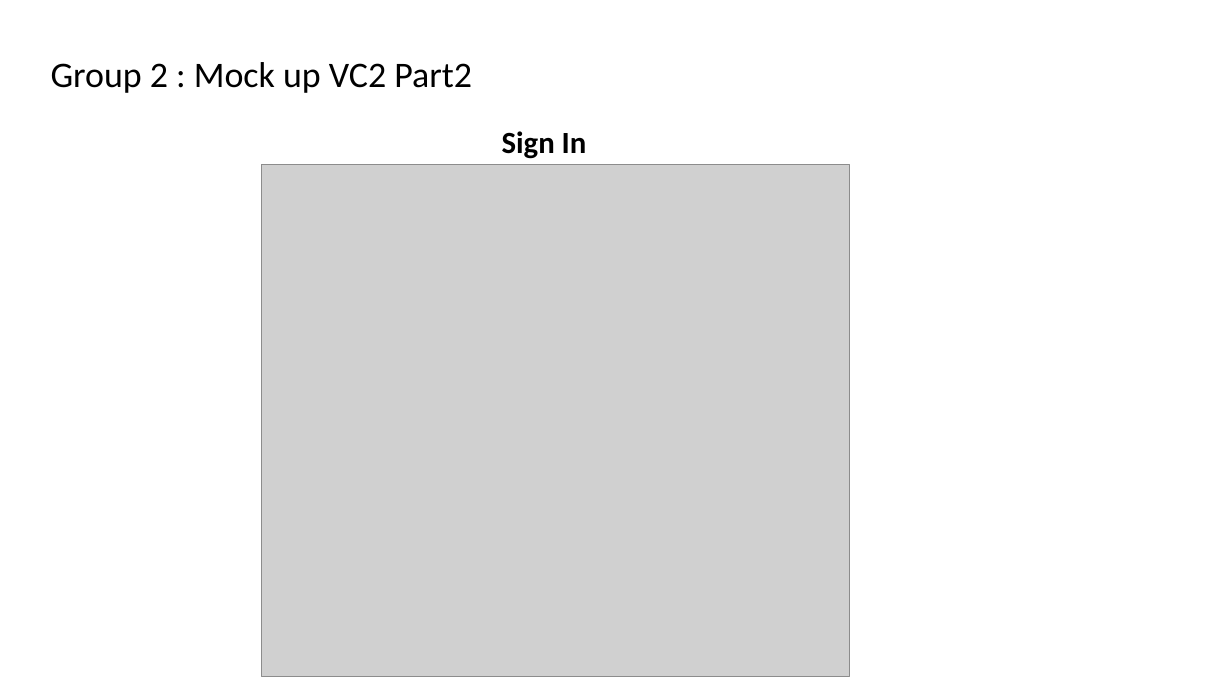
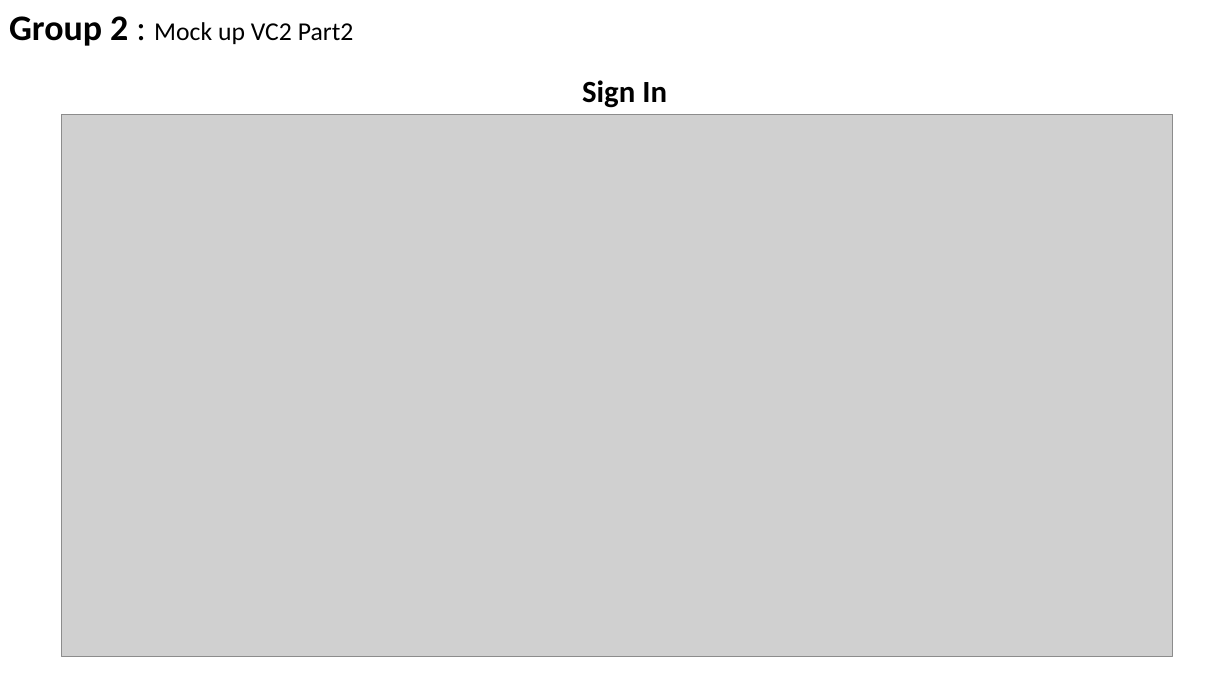
Before and after one commit to pnc-virtual-company/2021-G2-VC2-PART2, a slide deck: slide 1 of document/mock_up_vc2part2.pptx. Drawn at 1232x693 pixels with LibreOffice and Linux fonts; fonts in the diff are those of the drawing; grey boxes stand for pictures. Boxes give left, top, right and bottom in pixels: in the first picture for what was removed or moved away, otherwise in the second. Text is boxed around its words. In the diff, an @@ line names an element or a change of style, - is before the commit and + after.

Commit message:
design mock up

```diff
--- a/document/mock_up_vc2part2.pptx
+++ b/document/mock_up_vc2part2.pptx
@@ text "Group 2 : Mock up ...": place and size @@
-text "Group 2 : Mock up ..." at bbox=[51, 62, 472, 93]
+text "Group 2 : Mock up ..." at bbox=[9, 16, 354, 46]
@@ text "Group 2 : Mock up ..." at bbox=[9, 16, 354, 46]: size 28 to 20 pt in "Mock up VC2 Part2"; bold on in "Group 2" @@
@@ text "Sign In": place and size @@
-text "Sign In" at bbox=[502, 131, 587, 159]
+text "Sign In" at bbox=[582, 80, 667, 108]
@@ picture added at bbox=[62, 114, 1174, 656] @@
@@ picture removed at bbox=[262, 165, 849, 677] @@
```
Also in this commit, not shown: 4 slides added, 1 other file.
